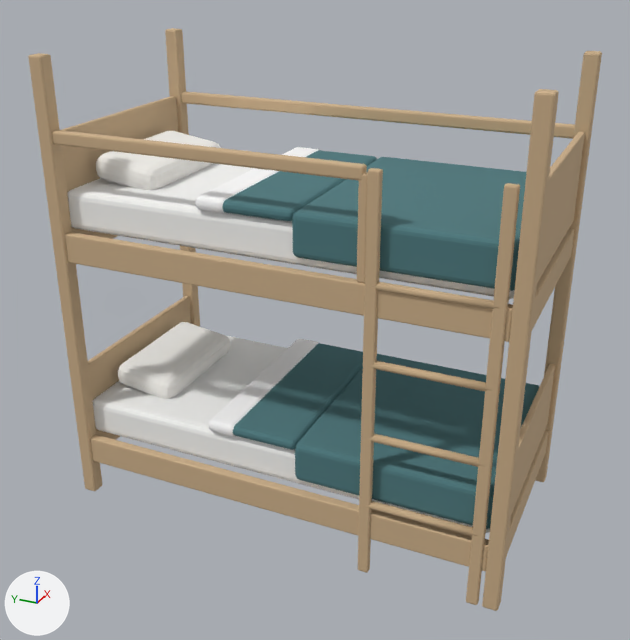
Before and after pictures for a commit that changed the glTF model web/public/assets/models/bedroom/bedBunk.glb.
The view is the same before and after, from a 50 mm camera at (-3.05, -1.37, 2.34) aimed at (-0.05, -0.02, 0.84). Every picture has the same lights, and +X, +Y and +Z are marked at lower left. The older version comes first. Vertices at exactly the same position are counted once.

In view in the first picture: 'bedBunk', 'duvet_flap', 'duvet_flap_upper'.
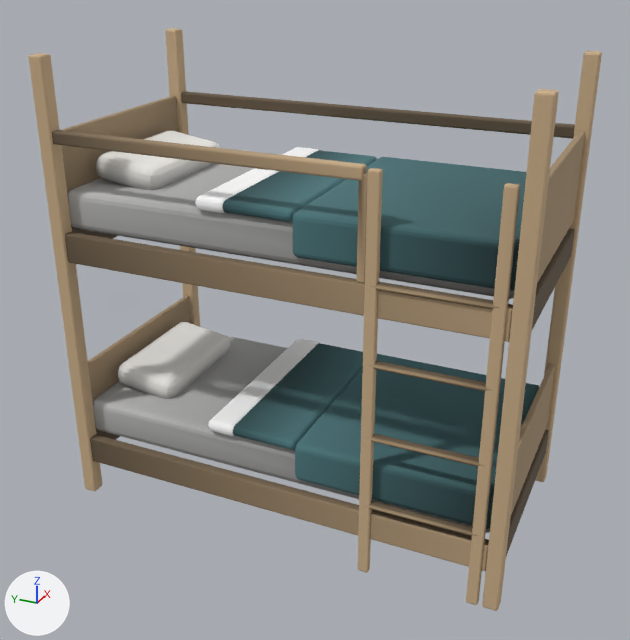
Location of each change, (x1, y1, x2, y2) in pixels of the pictures (630 x 640 px):
'bedBunk', recoloured (darker)
    both: (49, 88, 587, 573)

Diff of the bpy script that builds the scene:
```diff
--- a/web/public/assets/models/bedroom/bedBunk.glb.py
+++ b/web/public/assets/models/bedroom/bedBunk.glb.py
@@ mat_frame_oak @@
 n0 = _N.new('ShaderNodeBsdfPrincipled'); n0.name = 'Principled BSDF'
-n0.inputs[0].default_value = (0.61, 0.434, 0.254, 1.0)  # 'Base Color', beige #cdb08a
 n0.inputs[2].default_value = 0.8  # 'Roughness'
 n1 = _N.new('ShaderNodeOutputMaterial'); n1.name = 'Material Output'
+n2 = _N.new('ShaderNodeMix'); n2.name = 'Mix'
+n2.data_type = 'RGBA'
+n2.blend_type = 'MULTIPLY'
+n2.inputs[0].default_value = 1.0  # 'Factor'
+n2.inputs[7].default_value = (0.61, 0.434, 0.254, 1.0)  # 'B', beige #cdb08a
+n3 = _N.new('ShaderNodeVertexColor'); n3.name = 'Color Attribute'
 _L.new(n0.outputs[0], n1.inputs[0])  # 'BSDF' to 'Surface'
+_L.new(n2.outputs[2], n0.inputs[0])  # 'Result' to 'Base Color'
+_L.new(n3.outputs[0], n2.inputs[6])  # 'Color' to 'A'
@@ mat_headboard_oak @@
 n0 = _N.new('ShaderNodeBsdfPrincipled'); n0.name = 'Principled BSDF'
-n0.inputs[0].default_value = (0.61, 0.434, 0.254, 1.0)  # 'Base Color', beige #cdb08a
 n0.inputs[2].default_value = 0.8  # 'Roughness'
 n1 = _N.new('ShaderNodeOutputMaterial'); n1.name = 'Material Output'
+n2 = _N.new('ShaderNodeMix'); n2.name = 'Mix'
+n2.data_type = 'RGBA'
+n2.blend_type = 'MULTIPLY'
+n2.inputs[0].default_value = 1.0  # 'Factor'
+n2.inputs[7].default_value = (0.61, 0.434, 0.254, 1.0)  # 'B', beige #cdb08a
+n3 = _N.new('ShaderNodeVertexColor'); n3.name = 'Color Attribute'
 _L.new(n0.outputs[0], n1.inputs[0])  # 'BSDF' to 'Surface'
+_L.new(n2.outputs[2], n0.inputs[0])  # 'Result' to 'Base Color'
+_L.new(n3.outputs[0], n2.inputs[6])  # 'Color' to 'A'
@@ mat_mattress @@
 n0 = _N.new('ShaderNodeBsdfPrincipled'); n0.name = 'Principled BSDF'
-n0.inputs[0].default_value = (0.93, 0.93, 0.913, 1.0)  # 'Base Color', white #f7f7f5
 n0.inputs[2].default_value = 1.0  # 'Roughness'
 n1 = _N.new('ShaderNodeOutputMaterial'); n1.name = 'Material Output'
+n2 = _N.new('ShaderNodeMix'); n2.name = 'Mix'
+n2.data_type = 'RGBA'
+n2.blend_type = 'MULTIPLY'
+n2.inputs[0].default_value = 1.0  # 'Factor'
+n2.inputs[7].default_value = (0.93, 0.93, 0.913, 1.0)  # 'B', white #f7f7f5
+n3 = _N.new('ShaderNodeVertexColor'); n3.name = 'Color Attribute'
 _L.new(n0.outputs[0], n1.inputs[0])  # 'BSDF' to 'Surface'
+_L.new(n2.outputs[2], n0.inputs[0])  # 'Result' to 'Base Color'
+_L.new(n3.outputs[0], n2.inputs[6])  # 'Color' to 'A'
@@ mat_pillow @@
 n0 = _N.new('ShaderNodeBsdfPrincipled'); n0.name = 'Principled BSDF'
-n0.inputs[0].default_value = (0.922, 0.905, 0.863, 1.0)  # 'Base Color', white #f6f4ef
 n0.inputs[2].default_value = 1.0  # 'Roughness'
 n1 = _N.new('ShaderNodeOutputMaterial'); n1.name = 'Material Output'
+n2 = _N.new('ShaderNodeMix'); n2.name = 'Mix'
+n2.data_type = 'RGBA'
+n2.blend_type = 'MULTIPLY'
+n2.inputs[0].default_value = 1.0  # 'Factor'
+n2.inputs[7].default_value = (0.922, 0.905, 0.863, 1.0)  # 'B', white #f6f4ef
+n3 = _N.new('ShaderNodeVertexColor'); n3.name = 'Color Attribute'
 _L.new(n0.outputs[0], n1.inputs[0])  # 'BSDF' to 'Surface'
+_L.new(n2.outputs[2], n0.inputs[0])  # 'Result' to 'Base Color'
+_L.new(n3.outputs[0], n2.inputs[6])  # 'Color' to 'A'
@@ mat_bedding_teal @@
 n0 = _N.new('ShaderNodeBsdfPrincipled'); n0.name = 'Principled BSDF'
-n0.inputs[0].default_value = (0.0762, 0.195, 0.212, 1.0)  # 'Base Color', cyan #4e7a7f
 n0.inputs[2].default_value = 1.0  # 'Roughness'
 n1 = _N.new('ShaderNodeOutputMaterial'); n1.name = 'Material Output'
+n2 = _N.new('ShaderNodeMix'); n2.name = 'Mix'
+n2.data_type = 'RGBA'
+n2.blend_type = 'MULTIPLY'
+n2.inputs[0].default_value = 1.0  # 'Factor'
+n2.inputs[7].default_value = (0.0762, 0.195, 0.212, 1.0)  # 'B', cyan #4e7a7f
+n3 = _N.new('ShaderNodeVertexColor'); n3.name = 'Color Attribute'
 _L.new(n0.outputs[0], n1.inputs[0])  # 'BSDF' to 'Surface'
+_L.new(n2.outputs[2], n0.inputs[0])  # 'Result' to 'Base Color'
+_L.new(n3.outputs[0], n2.inputs[6])  # 'Color' to 'A'
@@ mat_sheet @@
 n0 = _N.new('ShaderNodeBsdfPrincipled'); n0.name = 'Principled BSDF'
-n0.inputs[0].default_value = (1.0, 1.0, 1.0, 1.0)  # 'Base Color', white #ffffff
 n0.inputs[2].default_value = 1.0  # 'Roughness'
 n1 = _N.new('ShaderNodeOutputMaterial'); n1.name = 'Material Output'
+n2 = _N.new('ShaderNodeVertexColor'); n2.name = 'Color Attribute'
 _L.new(n0.outputs[0], n1.inputs[0])  # 'BSDF' to 'Surface'
+_L.new(n2.outputs[0], n0.inputs[0])  # 'Color' to 'Base Color'
@@ me_bedbunk @@
 me_bedbunk.from_pydata(...)  # 1816 vertices, 3508 faces; spans x -0.48..0.48, y -0.96..0.93, z 0.0..1.9
+# me_bedbunk part 1: vertex colours changed
 me_bedbunk.materials.append(mat_frame_oak)
@@ me_duvet_flap_001 @@
 me_duvet_flap_001.from_pydata(...)  # 192 vertices, 376 faces; spans x -0.436..0.436, y 0.0..0.395, z -0.052..0.001
+# me_duvet_flap_001 part 2: vertex colours changed
 me_duvet_flap_001.materials.append(mat_bedding_teal)
```
